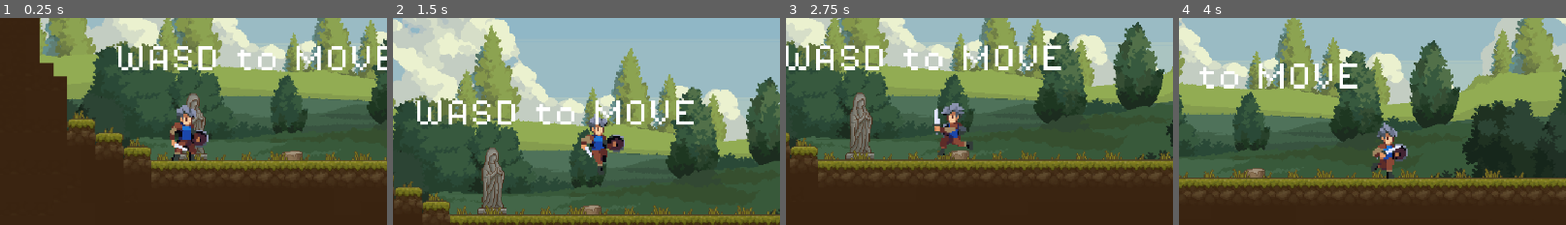
Above: before the commit, frames 1-4 (left to right).
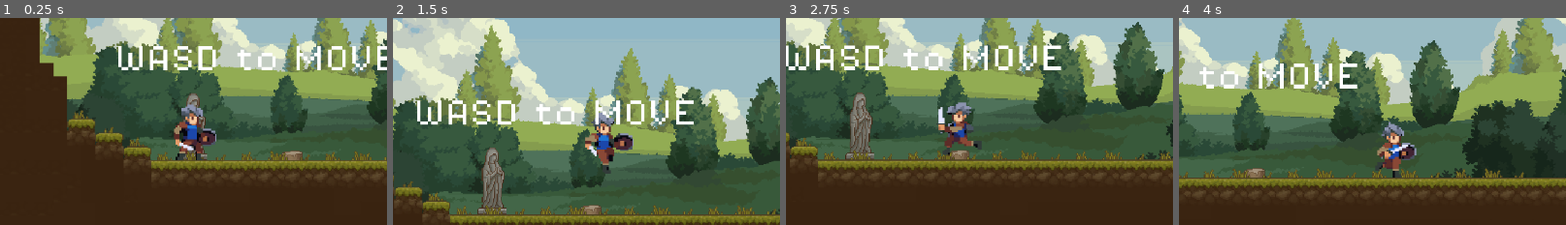
Above: after the commit, the same moments.

Repository: auauron/Riddlescape
Game: Godot game, scene res://scenes/Game.tscn
The game is run twice, just before and just after one commit, with the same random seed, the same clock (stepped at 60 frames per second) and the same inputs.
Inputs (mouse positions are % of the whole screen's width and height, from its top left):
- Up to frame 1 (0.25 s): no input
- Up to frame 2 (1.5 s): tap Enter (ui_accept) at 0.5 s; move the mouse to (72, 47) at 0.52 s; hold Enter (ui_accept) 0.53-1.28 s; hold D (move_right) from 0.53 s (still down); click (72, 47) at 0.67 s; tap Space (jump) at 0.77 s; tap K at 0.8, 1.35 s; move the mouse to (30, 58) at 1.27 s
- Up to frame 3 (2.75 s): tap Space (jump) at 1.52 s; tap Enter (ui_accept) at 1.55 s; move the mouse to (60, 29) at 2.02 s; release D (move_right) at 2.03 s; hold A (move_left) from 2.03 s (still down); hold Enter (ui_accept) from 2.03 s (still down); tap K at 2.3 s
- Up to frame 4 (4 s): move the mouse to (45, 73) at 2.77 s; release A (move_left) at 2.78 s; release Enter (ui_accept) at 2.78 s; hold D (move_right) from 2.78 s (still down); tap K at 2.85, 3.8 s; click (45, 73) at 2.92 s; tap Space (jump) at 3.02, 3.77 s; tap Enter (ui_accept) at 3.05 s; move the mouse to (80, 68) at 3.52 s; hold Enter (ui_accept) from 3.53 s (still down)
The pictures show only the part of the screen within x 26-76%, y 44-94%; the shares and areas given below are measured in that part.

The runs differ from the first frame. In frame 1, 1.9% of the frame differs, in the area x 43-56%, y 41-70%; in frame 2, 1.7%; in frame 3, 1.7%; in frame 4, 1.6%.

Commit message:
feat: attack animation before npc die

Diff:
--- a/riddlescape/scenes/Player.tscn
+++ b/riddlescape/scenes/Player.tscn
@@ -218,9 +218,9 @@
 "duration": 1.0,
 "texture": SubResource("AtlasTexture_b1r6t")
 }],
-"loop": true,
+"loop": false,
 "name": &"atk",
-"speed": 6.0
+"speed": 10.0
 }, {
 "frames": [{
 "duration": 1.0,
@@ -376,11 +376,13 @@
 script = ExtResource("1_v6fml")
 
 [node name="AnimatedSprite2D" type="AnimatedSprite2D" parent="."]
-position = Vector2(1, -56)
-scale = Vector2(2, 2)
+position = Vector2(8, -57)
+scale = Vector2(2.23214, 2)
 sprite_frames = SubResource("SpriteFrames_khinc")
 animation = &"atk"
 autoplay = "idle"
+frame = 5
+frame_progress = 1.0
 
 [node name="CollisionShape2D" type="CollisionShape2D" parent="."]
 position = Vector2(-0.75, -14.5)
--- a/riddlescape/scenes/ai_npc.tscn
+++ b/riddlescape/scenes/ai_npc.tscn
@@ -8,7 +8,7 @@
 size = Vector2(41.5, 52)
 
 [sub_resource type="RectangleShape2D" id="RectangleShape2D_dialogue"]
-size = Vector2(137.5, 148)
+size = Vector2(137.5, 58)
 
 [sub_resource type="AtlasTexture" id="AtlasTexture_np840"]
 atlas = ExtResource("1_np840")
@@ -402,7 +402,7 @@
 [node name="DialogueArea" type="Area2D" parent="."]
 
 [node name="DialogueCollision" type="CollisionShape2D" parent="DialogueArea"]
-position = Vector2(2, -26)
+position = Vector2(2, 19)
 shape = SubResource("RectangleShape2D_dialogue")
 
 [node name="AnimatedSprite2D" type="AnimatedSprite2D" parent="."]
--- a/riddlescape/scripts/ai_npc.gd
+++ b/riddlescape/scripts/ai_npc.gd
@@ -1,4 +1,7 @@
 extends CharacterBody2D
+
+# Signal to notify when the NPC is defeated
+signal npc_defeated
 
 const speed = 60
 const MOVE_DISTANCE = 48
@@ -140,20 +143,15 @@
 	if player and player.has_method("set"):
 		player.is_in_dialogue = true
 
-	# Ensure we have a valid dialogue UI
-	if not dialogue_ui or not dialogue_ui.has_method("start_dialogue"):
-		print("No valid dialogue UI - searching...")
-		find_dialogue_ui()
-
-	if dialogue_ui and dialogue_ui.has_method("start_dialogue"):
-		print("Opening dialogue UI: ", dialogue_ui.name)
+		# Connect to the player's attack animation function
+		if player.has_method("connect_to_npc"):
+			player.connect_to_npc(self)
+
+	# Show dialogue UI
+	if dialogue_ui:
 		dialogue_ui.start_dialogue(self)
-
-		if dialogue_ui.has_signal("dialogue_closed") and not dialogue_ui.dialogue_closed.is_connected(_on_dialogue_closed):
-			dialogue_ui.dialogue_closed.connect(_on_dialogue_closed)
-	else:
-		# Fallback - end conversation if no dialogue UI found
-		print("ERROR: No valid dialogue UI found!")
+	else:
+		print("ERROR: No dialogue UI found for interaction")
 		is_in_conversation = false
 		if player and player.has_method("set"):
 			player.is_in_dialogue = false
@@ -166,9 +164,8 @@
 		return
 
 	var headers = ["Content-Type: application/json"]
-	# Send the player message with character name instead of technical NPC ID
-	var character_name = "Mysterious Riddler"
-	var npc_prompt = "CHARACTER:" + character_name + " PLAYER_MESSAGE:" + message
+	# Send the player message with the actual NPC ID for themed riddles
+	var npc_prompt = "NPC_ID:" + name + " PLAYER_MESSAGE:" + message
 	var json_body = JSON.stringify({"prompt": npc_prompt})
 
 	print("Sending request to: ", AI_SERVER_URL)
@@ -202,7 +199,7 @@
 				var response_lower = ai_response.to_lower()
 
 				if ai_response.contains("<PUZZLE_SOLVED>"):
-					print("🎉 PUZZLE SOLVED TOKEN FOUND! Triggering NPC death...")
+					print(" PUZZLE SOLVED TOKEN FOUND! Triggering NPC death...")
 					# Remove the token from the displayed message
 					var clean_response = ai_response.replace("<PUZZLE_SOLVED>", "")
 					if dialogue_ui:
@@ -217,7 +214,7 @@
 					  response_lower.contains("duty ends") or response_lower.contains("my duty") or
 					  (response_lower.contains("correct") and response_lower.contains("echo")) or
 					  (last_player_message.contains("echo") and response_lower.contains("correct"))):
-					print("🎉 PUZZLE SOLVED detected by success keywords! Triggering NPC death...")
+					print(" PUZZLE SOLVED detected by success keywords! Triggering NPC death...")
 					print("Player said: '", last_player_message, "' and AI responded with success indicators")
 					if dialogue_ui:
 						dialogue_ui.display_ai_response(ai_response)
@@ -259,13 +256,24 @@
 func trigger_death_sequence():
 	print("Starting NPC death sequence...")
 
-	is_dead = true  # Mark as dead to stop all movement
-	is_in_conversation = true  # Keep movement disabled permanently
+	await get_tree().create_timer(3.0).timeout
+
+	if dialogue_ui:
+		dialogue_ui.close_dialogue()
+	end_conversation()
+
+	await get_tree().create_timer(0.5).timeout
+
+	if player:
+		player.attack_npc()
+
+	is_dead = true
+	is_in_conversation = true
 	velocity = Vector2.ZERO
-	set_physics_process(false)  # Stop physics processing immediately
-	set_process(false)  # Stop regular processing too
-
-	await get_tree().create_timer(2.0).timeout
+	set_physics_process(false)
+	set_process(false)
+
+	await get_tree().create_timer(1.0).timeout
 
 	# Close dialogue and end conversation
 	if dialogue_ui:
--- a/riddlescape/scripts/dialogue_ui.gd
+++ b/riddlescape/scripts/dialogue_ui.gd
@@ -260,7 +260,7 @@
 	# Reset sound state variables
 	is_fading = false
 	sound_alternate = false
-	audio_player.volume_db = 0.0
+	audio_player.volume_db = -8.0
 	audio_player.pitch_scale = 1.0
 
 	print("Sound system reset for new dialogue")
@@ -295,20 +295,20 @@
 	if is_typing and audio_player and audio_player.stream and not is_fading:
 		# Only restart if sound has finished playing
 		if not audio_player.playing:
-			# Reset volume to full
-			audio_player.volume_db = 0.0
-
-			# Alternate between normal and reversed playback
+			# Reset volume to reduced level
+			audio_player.volume_db = -8.0
+
+			# Alternate between normal (first) and reversed (second) playback
 			if sound_alternate:
-				audio_player.pitch_scale = -1.0  # Reverse playback
-				audio_player.play()  # Start from beginning but play backwards
-				print("Playing talking sound REVERSED continuously")
+				audio_player.pitch_scale = -1.0  # Second sound: Reverse playback
+				audio_player.play()
+				print("Playing talking sound #2: REVERSED")
 			else:
-				audio_player.pitch_scale = 1.0   # Normal playback
-				audio_player.play()  # Start playing from beginning
-				print("Playing talking sound NORMAL continuously")
-
-			# Toggle for next sound
+				audio_player.pitch_scale = 1.0   # First sound: Normal playback
+				audio_player.play()
+				print("Playing talking sound #1: NORMAL")
+
+			# Toggle for next sound (false=normal, true=reversed)
 			sound_alternate = !sound_alternate
 
 func _on_sound_stop_timer_timeout():
--- a/riddlescape/scripts/player.gd
+++ b/riddlescape/scripts/player.gd
@@ -8,6 +8,7 @@
 const JUMP_VELOCITY = -400.0
 var is_dead = false
 var is_in_dialogue = false
+var is_attacking = false
 
 # Footstep system
 var is_walking = false
@@ -32,13 +33,11 @@
 		print("FootstepPlayer2 stream: ", footstep_player2.stream)
 
 func _physics_process(delta: float) -> void:
-	if is_dead or is_in_dialogue:
-		# Force idle animation during dialogue
-		if is_in_dialogue and not is_dead:
+	if is_dead or is_in_dialogue or is_attacking:
+		if is_in_dialogue and not is_dead and not is_attacking:
 			animated_sprite.play("idle")
 		return
 
-	# Add the gravity.
 	if not is_on_floor():
 		velocity += get_gravity() * delta
 
@@ -47,13 +46,11 @@
 
 	var direction := Input.get_axis("move_left", "move_right")
 
-	#flip the sprite
 	if direction > 0:
 		animated_sprite.flip_h = false
 	elif direction < 0:
 		animated_sprite.flip_h = true
 
-	# play animation
 	if is_on_floor():
 		if direction == 0:
 			animated_sprite.play("idle")
@@ -65,7 +62,6 @@
 		animated_sprite.play("jump")
 		is_walking = false
 
-	# Handle footstep sounds
 	handle_footsteps(delta)
 
 	if direction:
@@ -103,6 +99,14 @@
 	# Switch to the other sound for next step
 	footstep_alternate = !footstep_alternate
 
+func attack_npc():
+	if not is_attacking:
+		is_attacking = true
+		animated_sprite.play("atk")
+		await animated_sprite.animation_finished
+		is_attacking = false
+		animated_sprite.play("idle")
+
 func die():
 	is_dead = true
 	animated_sprite.play("dead")
Binary file changed: riddlescape/assets/sprites/TX Village Props.png
Not shown, changed: riddlescape/package.json
Not shown, changed: riddlescape/server_setup.js
Not shown, changed: riddlescape/server_setup.template.js
